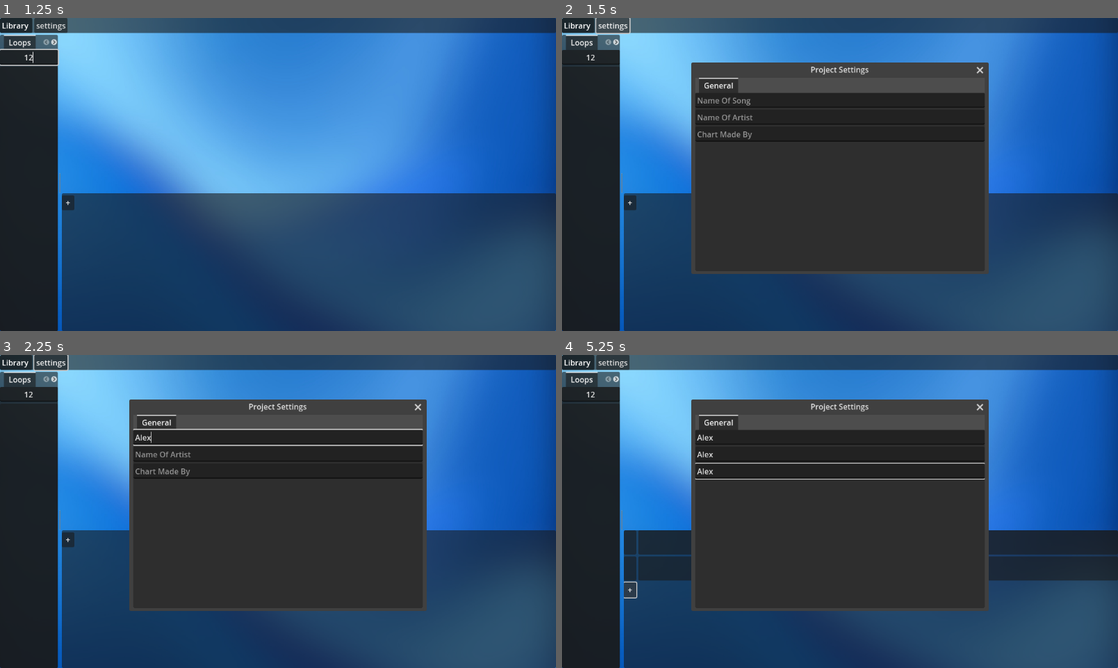
Above: before the commit, frames 1-4 (two rows, left to right).
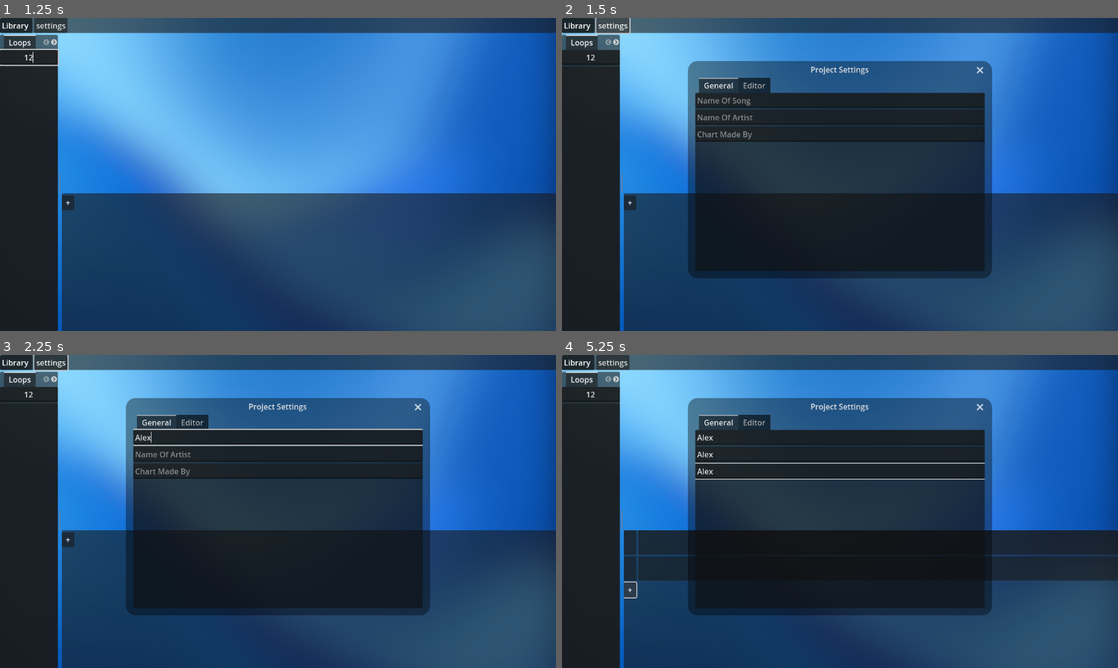
Above: after the commit, the same moments.

Repository: thezqs/Duality
Game: Godot game, scene res://editor/Core/RootEditor.tscn
Same seed, same stepped clock (60 frames per second), same inputs: the game is played once before the commit and once after it.
Inputs (mouse positions are in pixels of both pictures, inside the frame that each line leads up to):
- Up to frame 1 (1.25 s): click (27, 58) at 0.52 s; type "12" at 0.6 s
- Up to frame 2 (1.5 s): click "settings" at 1.25 s
- Up to frame 3 (2.25 s): click (278, 436) at 2.02 s; type "Alex" at 2.1 s
- Up to frame 4 (5.25 s): click (840, 455) at 2.25 s; type "Alex" at 2.33 s; click (840, 470) at 2.48 s; type "Alex" at 2.57 s; click "Library" at 2.75 s; click "+" at 3.5 s; click "Library" at 4.25 s; click "+" at 5 s

Frame 1 is identical in both runs. In frame 2, 20% of the frame differs, in the area x 22-78%, y 13-84%; in frame 3, 19%; in frame 4, 21%.

Commit message:
Ajustes del editor

Diff:
--- /dev/null
+++ b/core/Resources/Themes/DefaultTheme.tres
@@ -0,0 +1,7 @@
+[gd_resource type="Theme" load_steps=2 format=3 uid="uid://b8u4odj3rruh3"]
+
+[ext_resource type="StyleBox" uid="uid://cqa37spqmo4eg" path="res://core/Resources/Themes/WindowTheme.tres" id="1_hdh20"]
+
+[resource]
+Window/styles/embedded_border = ExtResource("1_hdh20")
+Window/styles/embedded_unfocused_border = ExtResource("1_hdh20")
--- /dev/null
+++ b/core/Resources/Themes/WindowTheme.tres
@@ -0,0 +1,13 @@
+[gd_resource type="StyleBoxFlat" format=3 uid="uid://cqa37spqmo4eg"]
+
+[resource]
+bg_color = Color(0, 0, 0, 0.384314)
+border_color = Color(0, 0, 0, 0.701961)
+corner_radius_top_left = 20
+corner_radius_top_right = 20
+corner_radius_bottom_right = 20
+corner_radius_bottom_left = 20
+expand_margin_left = 15.0
+expand_margin_top = 35.0
+expand_margin_right = 15.0
+expand_margin_bottom = 15.0
--- a/editor/Core/Panels/LibraryPanel.gd
+++ b/editor/Core/Panels/LibraryPanel.gd
@@ -1 +1,18 @@
 extends PanelContainer
+
+var plugins: Dictionary
+
+func _ready() -> void:
+	var plugins_paths = await Editor.get_plugins()
+
+	var id: int = 0
+
+	for path in plugins_paths:
+		id += 1
+
+		plugins[id] = path
+
+		await get_tree().process_frame
+
+func _on_plugins_item_list_item_activated(index: int) -> void:
+	pass # Replace with function body.
--- a/editor/Core/Panels/LibraryPanel.tscn
+++ b/editor/Core/Panels/LibraryPanel.tscn
@@ -55,11 +55,13 @@
 grow_vertical = 2
 
 [node name="SearchPluginsLineEdit" type="LineEdit" parent="TabContainer/Plugins/VBoxContainer"]
+visible = false
 layout_mode = 2
 placeholder_text = "Search Plugins"
 alignment = 1
 
 [node name="ScrollContainer" type="ScrollContainer" parent="TabContainer/Plugins/VBoxContainer"]
+visible = false
 layout_mode = 2
 size_flags_vertical = 3
 horizontal_scroll_mode = 0
@@ -68,3 +70,10 @@
 layout_mode = 2
 size_flags_horizontal = 3
 size_flags_vertical = 3
+
+[node name="Label" type="Label" parent="TabContainer/Plugins/VBoxContainer"]
+layout_mode = 2
+text = "Running plugins is not yet possible :(... See this section later!"
+autowrap_mode = 2
+
+[connection signal="item_activated" from="TabContainer/Plugins/VBoxContainer/ScrollContainer/PluginsItemList" to="." method="_on_plugins_item_list_item_activated"]
--- a/editor/Core/PluginManager.gd
+++ b/editor/Core/PluginManager.gd
@@ -7,18 +7,27 @@
 
 const SETTINGS_WINDOW_PATH = "res://editor/plugins/SettingsWindows/SettingsWindow.tscn"
 
+## Variable que guarda los plugins actuales
+var current_plugins: Dictionary = {}
+
+#region
+
 ## Una funcion para ejecutar un plugin
-func exec_plugin(plugin_path: String):
+func open_plugin(plugin_path: String):
+	if current_plugins.has(plugin_path):
+		printerr("Plugin ya abierto")
+		return
+
 	var plugin_scene = load(plugin_path)
 
 	if not plugin_scene is PackedScene:
-		printerr(" Archivo de escena invalido")
+		printerr("Archivo de escena invalido")
 		return
 
 	var plugin_ins = plugin_scene.instantiate()
 
 	if not plugin_ins is PluginWindow:
-		printerr(" La escena no contiene un plugin")
+		printerr("La escena no contiene un plugin")
 		return
 
 	plugin_ins = plugin_ins as PluginWindow
@@ -26,11 +35,25 @@
 	add_child(plugin_ins)
 	plugin_ins.plugin_popup(self)
 
+	plugin_ins.close.connect( _plugin_close.bind(plugin_path) )
+
+	current_plugins[plugin_path] = plugin_ins
+
+## Se usa para cerrar un plugin de manera segura
+func queue_close_plugin(plugin_path: String):
+	if not current_plugins.has(plugin_path): return
+
+	var plugin_ins: PluginWindow = current_plugins[plugin_path]
+
+	plugin_ins.close_requested.emit()
+
+#region aux plugin functions
+
 ## Una funcion para que los plugins puedan acceder al arbol de nodos (desde RootEditor).
 func plugin_get_node(node_path: String) -> Node:
 	var node = root_editor.get_node(node_path)
 
-	if node == null: printerr(" RootEditor.get_node(", node_path, ") -> null, continuando.")
+	if node == null: printerr("RootEditor.get_node(", node_path, ") -> null, continuando.")
 
 	return node
 
@@ -39,9 +62,23 @@
 func plugin_get_node_in_preview(node_path: String):
 	var node = %Preview.get_node(node_path)
 
-	if node == null: printerr(" $Preview.get_node(", node_path, ") -> null, continuando.")
+	if node == null: printerr("$Preview.get_node(", node_path, ") -> null, continuando.")
 
 	return node
 
 ## Una funcion para obtener el nodo %Preview de manera segura.
 func get_preview_node() -> Node2D: return %Preview
+
+#endregion
+
+#region signal connect
+
+## esta funcion esta conectada a una señal que se emite cuando se cierra la ventana.
+func _plugin_close(plugin_path: String):
+	var plugin_ins: PluginWindow = current_plugins[plugin_path]
+
+	plugin_ins.close.disconnect(_plugin_close.bind(plugin_path))
+
+	current_plugins.erase(plugin_path)
+
+#endregion
--- a/editor/Core/PluginWindow.gd
+++ b/editor/Core/PluginWindow.gd
@@ -1,17 +1,24 @@
 extends Window
 
+## Una clase especial para plugins de el editor.
 class_name PluginWindow
 
+## Se emite al cerrar la ventana.
+signal close
+
+## El plugin manager (nesesario para obtener las rutas de algunos nodos)
 var plugin_manager: PluginManager
 
 func _init():
 	close_requested.connect(_close_requested)
 
+## Funcion para abrir el plugin
 func plugin_popup(manager: PluginManager):
 	plugin_manager = manager
 
 	popup_centered()
 
-## Esta funcion sera modificada en clases ederadas
+## Esta funcion puede ser modificada en clases ederadas
 func _close_requested():
+	close.emit()
 	queue_free() ## Cerramos y ya
--- a/editor/Core/RootEditor.gd
+++ b/editor/Core/RootEditor.gd
@@ -9,4 +9,4 @@
 	%LoopPanel.visible = toggled_on
 
 func _on_settings_button_pressed() -> void:
-	%PluginManager.exec_plugin(%PluginManager.SETTINGS_WINDOW_PATH)
+	%PluginManager.open_plugin(%PluginManager.SETTINGS_WINDOW_PATH)
--- a/editor/Core/RootEditor.tscn
+++ b/editor/Core/RootEditor.tscn
@@ -1,5 +1,6 @@
-[gd_scene load_steps=8 format=3 uid="uid://b1bqb782nc6su"]
+[gd_scene load_steps=9 format=3 uid="uid://b1bqb782nc6su"]
 
+[ext_resource type="Theme" uid="uid://b8u4odj3rruh3" path="res://core/Resources/Themes/DefaultTheme.tres" id="1_4wrtj"]
 [ext_resource type="Script" path="res://editor/Core/RootEditor.gd" id="1_yrs6b"]
 [ext_resource type="Texture2D" uid="uid://fkl1x8ncsj7" path="res://editor/Assets/background.png" id="2_2v7fk"]
 [ext_resource type="Script" path="res://editor/Core/PluginManager.gd" id="2_ca4pa"]
@@ -20,6 +21,7 @@
 anchor_bottom = 1.0
 grow_horizontal = 2
 grow_vertical = 2
+theme = ExtResource("1_4wrtj")
 script = ExtResource("1_yrs6b")
 
 [node name="PluginManager" type="Node" parent="." node_paths=PackedStringArray("root_editor")]
--- /dev/null
+++ b/editor/Core/SettingsResource.gd
@@ -0,0 +1,21 @@
+extends Resource
+
+class_name SettingsEditor
+
+const SAVE_PATH = "user://Editor/Settings.tres"
+
+func save_settings():
+	# Nos aseguramos de que la carpeta exista
+	if not DirAccess.dir_exists_absolute("user://Editor/"):
+		DirAccess.make_dir_recursive_absolute("user://Editor/")
+
+	var error = ResourceSaver.save(self, SAVE_PATH)
+	if error != OK:
+		printerr(" Error al guardar settings: ", error)
+
+## Función para cargar (puedes llamarla desde un Singleton o el Root)
+static func load_settings() -> SettingsEditor:
+	if ResourceLoader.exists(SAVE_PATH):
+		return load(SAVE_PATH)
+
+	return SettingsEditor.new() # Retorna valores por defecto
--- a/editor/Core/globals/Editor.gd
+++ b/editor/Core/globals/Editor.gd
@@ -1,13 +1,69 @@
 extends Node
 ## Un Script global que gestiona constantes, variables de el editor.
 ## Este Script global tambien tiene funciones auxiliares.
+
+## Ruta a la carpeta de plugins
+const PLUGIN_PATH = "user://plugin"
 
 const STEP_PX: int = 50
 
 var song: SongResource
 
+var settings: SettingsEditor
+
 func start_edit(song_edit: SongResource):
 	song = song_edit
 
+	settings = SettingsEditor.load_settings()
+
 func stop_edit():
 	song = null
+
+## Retorna todos los plugins encontrados en [PLUGIN_PATH]
+func get_plugins(base_path: String = PLUGIN_PATH) -> Array:
+	var plugins_encontrados = []
+
+	if not DirAccess.dir_exists_absolute(base_path):
+		DirAccess.make_dir_absolute(base_path)
+
+	var dir = DirAccess.open(base_path)
+	if dir:
+		dir.list_dir_begin()
+		var item_name = dir.get_next()
+
+		while item_name != "":
+			if item_name.begin_with("."):
+				item_name = dir.get_next()
+				continue
+
+			var full_path = base_path.path_join(item_name)
+
+			# ESCENARIO A: El plugin es una carpeta
+			if dir.current_is_dir():
+				# Buscamos dentro de ESA carpeta el archivo Main
+				var sub_dir = DirAccess.open(full_path)
+				if sub_dir:
+					sub_dir.list_dir_begin()
+					var sub_file = sub_dir.get_next()
+					while sub_file != "":
+						# Buscamos que sea .tscn y que contenga "Main"
+						if sub_file.ends_with(".tscn") and sub_file.contains("Main"):
+							plugins_encontrados.append(full_path.path_join(sub_file))
+							break # Ya encontramos el principal, saltamos al siguiente plugin
+
+						sub_file = sub_dir.get_next()
+
+			# ESCENARIO B: El plugin es un archivo suelto en la raíz de plugins
+			else:
+				if item_name.ends_with(".tscn") and item_name.contains("Main"):
+					plugins_encontrados.append(full_path)
+
+			await get_tree().process_frame
+
+			item_name = dir.get_next()
+		dir.list_dir_end()
+
+	return plugins_encontrados
+
+func get_loops():
+	pass
--- a/editor/plugins/SettingsWindows/SettingsWindow.gd
+++ b/editor/plugins/SettingsWindows/SettingsWindow.gd
@@ -1,6 +1,11 @@
 extends PluginWindow
 
 class_name SettingsWindow
+
+func _ready() -> void:
+	%SongNameLineEdit.text = Editor.song.song_name
+	%ArtistNameLineEdit.text = Editor.song.artist_name
+	%CharterNameLineEdit.text = Editor.song.chart_of
 
 #region General
 
@@ -14,3 +19,10 @@
 	Editor.song.chart_of = new_text
 
 #endregion
+
+func _close_requested():
+	Editor.settings.save_settings()
+
+	close.emit()
+
+	queue_free()
--- a/editor/plugins/SettingsWindows/SettingsWindow.tscn
+++ b/editor/plugins/SettingsWindows/SettingsWindow.tscn
@@ -1,11 +1,17 @@
-[gd_scene load_steps=2 format=3 uid="uid://b7wj2dh68x1sb"]
+[gd_scene load_steps=4 format=3 uid="uid://b7wj2dh68x1sb"]
 
+[ext_resource type="Theme" uid="uid://b8u4odj3rruh3" path="res://core/Resources/Themes/DefaultTheme.tres" id="1_km0lb"]
+[ext_resource type="StyleBox" uid="uid://cqa37spqmo4eg" path="res://core/Resources/Themes/WindowTheme.tres" id="1_oqsms"]
 [ext_resource type="Script" path="res://editor/plugins/SettingsWindows/SettingsWindow.gd" id="1_xta4s"]
 
 [node name="SettingsWindow" type="Window"]
+transparent_bg = true
 title = "Project Settings"
 position = Vector2i(0, 36)
 size = Vector2i(600, 400)
+theme = ExtResource("1_km0lb")
+theme_override_styles/embedded_border = ExtResource("1_oqsms")
+theme_override_styles/embedded_unfocused_border = ExtResource("1_oqsms")
 script = ExtResource("1_xta4s")
 
 [node name="TabContainer" type="TabContainer" parent="."]
@@ -29,14 +35,17 @@
 grow_vertical = 2
 
 [node name="SongNameLineEdit" type="LineEdit" parent="TabContainer/General/VBoxContainer"]
+unique_name_in_owner = true
 layout_mode = 2
 placeholder_text = "Name Of Song"
 
 [node name="ArtistNameLineEdit" type="LineEdit" parent="TabContainer/General/VBoxContainer"]
+unique_name_in_owner = true
 layout_mode = 2
 placeholder_text = "Name Of Artist"
 
 [node name="CharterNameLineEdit" type="LineEdit" parent="TabContainer/General/VBoxContainer"]
+unique_name_in_owner = true
 layout_mode = 2
 placeholder_text = "Chart Made By"
 
@@ -56,6 +65,16 @@
 text = "Set Audio File"
 alignment = 0
 
+[node name="Editor" type="Control" parent="TabContainer"]
+visible = false
+layout_mode = 2
+metadata/_tab_index = 1
+
+[node name="VBoxContainer" type="VBoxContainer" parent="TabContainer/Editor"]
+layout_mode = 0
+offset_right = 40.0
+offset_bottom = 40.0
+
 [connection signal="text_changed" from="TabContainer/General/VBoxContainer/SongNameLineEdit" to="." method="_on_song_name_line_edit_text_changed"]
 [connection signal="text_changed" from="TabContainer/General/VBoxContainer/ArtistNameLineEdit" to="." method="_on_artist_name_line_edit_text_changed"]
 [connection signal="text_changed" from="TabContainer/General/VBoxContainer/CharterNameLineEdit" to="." method="_on_charter_name_line_edit_text_changed"]
--- a/project.godot
+++ b/project.godot
@@ -26,6 +26,10 @@
 window/stretch/mode="viewport"
 window/stretch/aspect="expand"
 
+[editor]
+
+export/convert_text_resources_to_binary=false
+
 [global_group]
 
 Line=""
Renamed: core/Resources/animation_loop.gd -> core/ResourcesScripts/animation_loop.gd
Renamed: core/Resources/animation_loop.gd.uid -> core/ResourcesScripts/animation_loop.gd.uid
Renamed: core/Resources/song_resource.gd -> core/ResourcesScripts/song_resource.gd
Renamed: core/Resources/song_resource.gd.uid -> core/ResourcesScripts/song_resource.gd.uid
